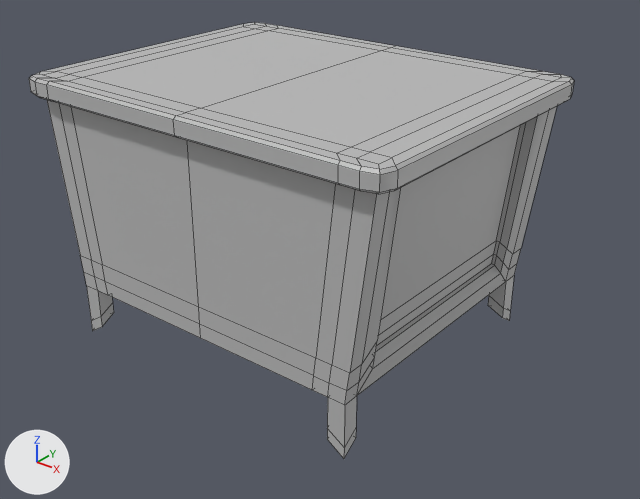
What one commit did to the FBX model PFB_ANSART_GOY_KODRA/Assets/_FBX/MEUBLE_1_FBX.fbx.
Both versions are drawn from a 50 mm camera at (43.38, -7.16, 2.2) aimed at (41.37, -4.64, 0.64). Every picture has the same lights, and +X, +Y and +Z are marked at lower left. Mesh edges are drawn as thin lines. Where no turn or scale is listed for an object, it has been applied to the vertices.
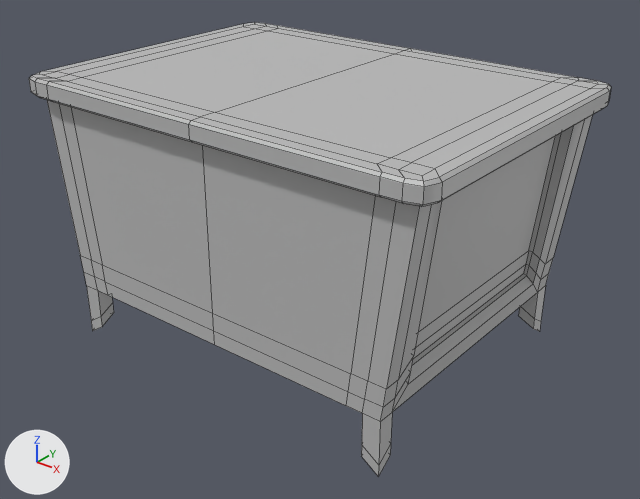
The newer file is also turned or shifted as a whole; pictures and numbers use the older file's frame.

Boxes (x1, y1, x2, y2) around the edits, measured in the pictures (640 x 499 px; the box of a moved part takes in the faces that stretch with it):
'pCube174', reshaped (7% wider): before (29, 22, 574, 459); after (29, 22, 611, 477)
part 1 of me_mesh, moved or reshaped: before (48, 28, 574, 459); after (48, 28, 611, 477)

Patch to the scene script:
```diff
--- a/PFB_ANSART_GOY_KODRA/Assets/_FBX/MEUBLE_1_FBX.fbx.py
+++ b/PFB_ANSART_GOY_KODRA/Assets/_FBX/MEUBLE_1_FBX.fbx.py
@@ me_mesh @@
 # used by ob_pcube174; location = (41.242, -4.605, 0.768)
-me_mesh.from_pydata(...)  # 304 vertices, 302 faces; spans x -0.84..0.84, y -0.65..0.66, z -0.55..0.55
+me_mesh.from_pydata(...)  # 304 vertices, 302 faces; spans x -0.84..0.99, y -0.65..0.66, z -0.55..0.55
+# me_mesh part 1
+# 8 vertices are removed from x 0.0..0.79, y -0.6..-0.53, z -0.33..0.48
+# 26 faces are deleted
+# 69 vertices in x 0.45..0.84, y -0.65..0.66, z -0.55..0.55 move by (0.15, 0.0, 0.0)
+# 59 vertices in x 0.46..0.79, y -0.65..0.66, z -0.5..0.55 move by (0.14, 0.0, 0.0)
+# 26 vertices in x 0.0, y -0.65..0.66, z -0.33..0.55 move by (0.07, 0.0, 0.0)
+# 2 vertices move from x 0.55..0.56, y -0.6, z -0.27..-0.19 to x 0.83..0.84, y -0.6, z -0.27..-0.19
+# 8 vertices are added at x 0.07..0.93, y -0.6..-0.53, z -0.33..0.48
+# 26 new faces join them
 me_mesh.materials.append(mat_lambert2)
```
